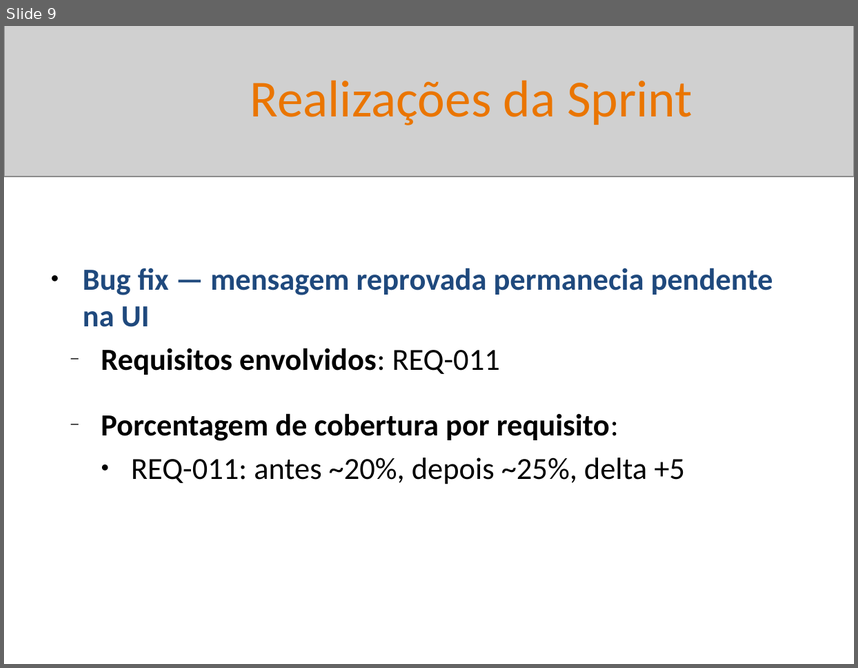
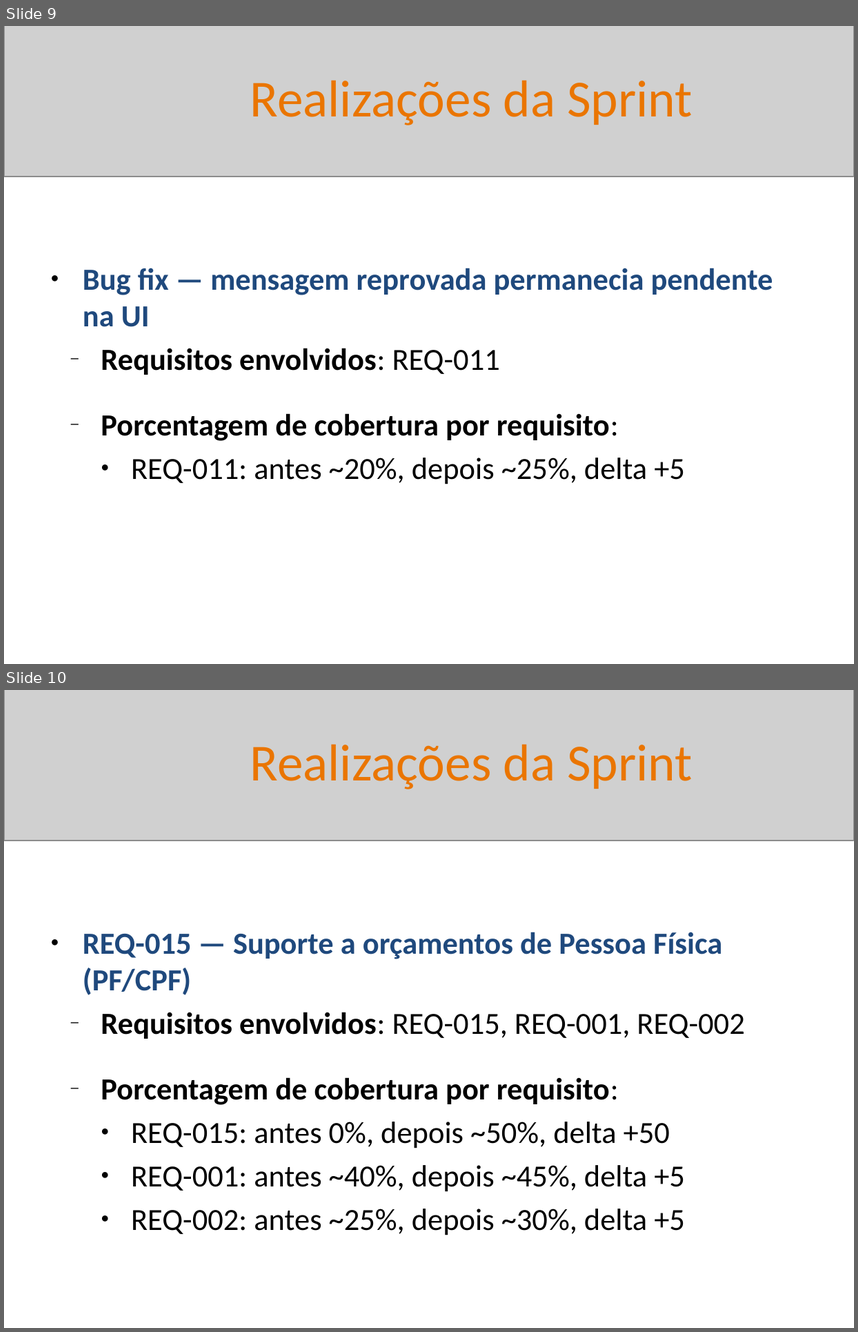
Before and after one commit to BetoFigu66/AgenteAssistenteDeVendas, a slide deck: artefatos/gerente_de_projetos/reports/sprint_02_20260510_Interno.pptx. Shown one above the other, each under a label of ours: slide 9 before the commit, slides 9 and 10 after it. The pictures are 858x668 and 858x1332 pixels, drawn with LibreOffice and Linux fonts; fonts in the diff are those of the drawing; grey boxes stand for pictures. Boxes give left, top, right and bottom in pixels: in the first picture for what was removed or moved away, otherwise in the second. Text is boxed around its words. In the diff, an @@ line names an element or a change of style, - is before the commit and + after.

Commit message:
criação de novas issues no board e atualização do relatório sprint 02

```diff
--- a/artefatos/gerente_de_projetos/reports/sprint_02_20260510_Interno.pptx
+++ b/artefatos/gerente_de_projetos/reports/sprint_02_20260510_Interno.pptx
@@ slide 10 added at [4, 690, 854, 1328], background #FFFFFF @@
@@ picture added at [4, 690, 854, 840] @@
@@ text added at [250, 744, 693, 789], 44 pt, text #EA7500 @@
+Realizações da Sprint
@@ text added at [83, 931, 744, 1235], 26 pt, text #000000 @@
+● REQ-015 — Suporte a orçamentos de Pessoa Física (PF/CPF)
+  – Requisitos envolvidos: REQ-015, REQ-001, REQ-002
+  – Porcentagem de cobertura por requisito:
+  ● REQ-015: antes 0%, depois ~50%, delta +50
+  ● REQ-001: antes ~40%, depois ~45%, delta +5
+  ● REQ-002: antes ~25%, depois ~30%, delta +5
```
Also in this commit, not shown: 7 slides changed, 8 other slides added, 15 other files.
